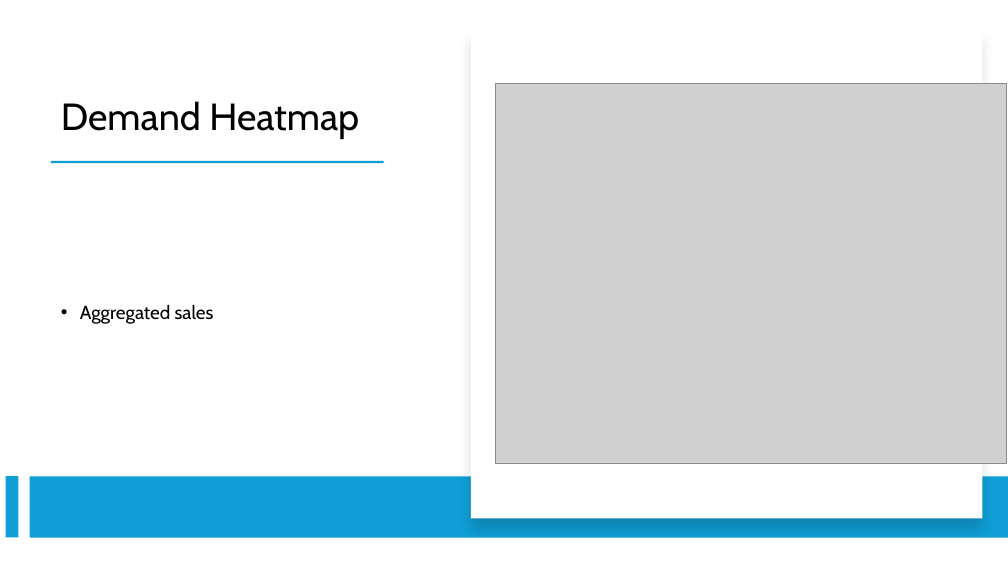
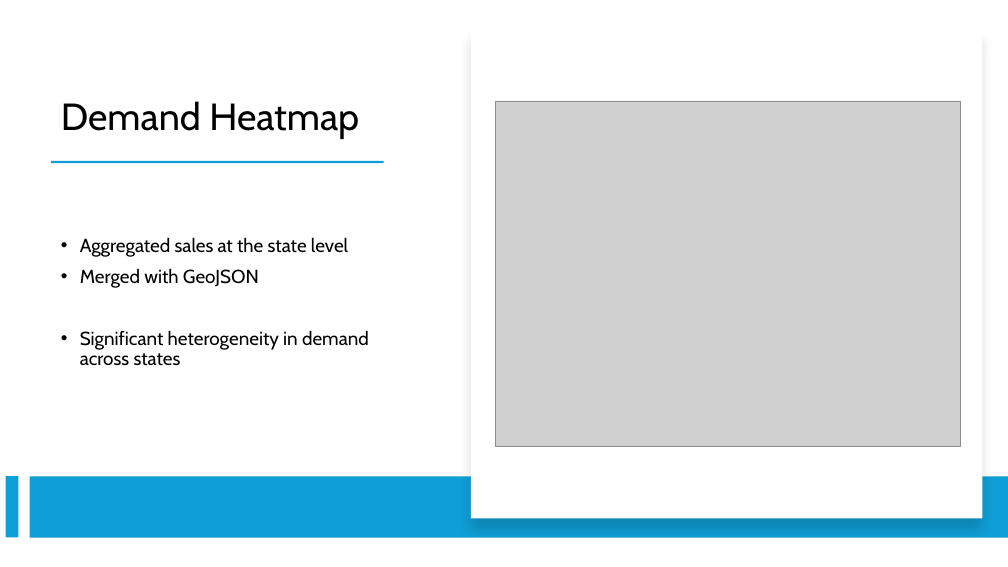
Before and after one commit to ElliotBlackstone/EWinter25_Product_Inventory, a slide deck: slide 5 of Predicting product demand.pptx. Drawn at 1008x567 pixels with LibreOffice and Linux fonts; fonts in the diff are those of the drawing; grey boxes stand for pictures. Boxes give left, top, right and bottom in pixels: in the first picture for what was removed or moved away, otherwise in the second. Text is boxed around its words. In the diff, an @@ line names an element or a change of style, - is before the commit and + after.

```diff
--- a/Predicting product demand.pptx
+++ b/Predicting product demand.pptx
@@ picture: place and size @@
-picture at (495, 84, 1006, 464)
+picture at (495, 101, 960, 447)
@@ text at (80, 237, 369, 366): text changed @@
-• Aggregated sales
+• Aggregated sales at the state level
+• Merged with GeoJSON
+• Significant heterogeneity in demand across states
```
